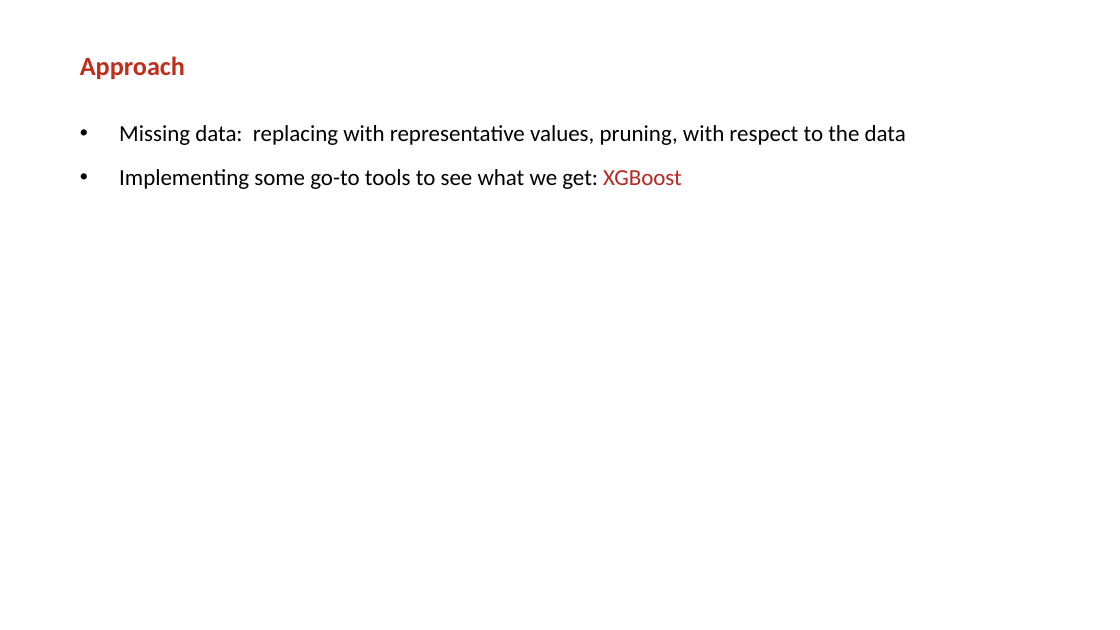
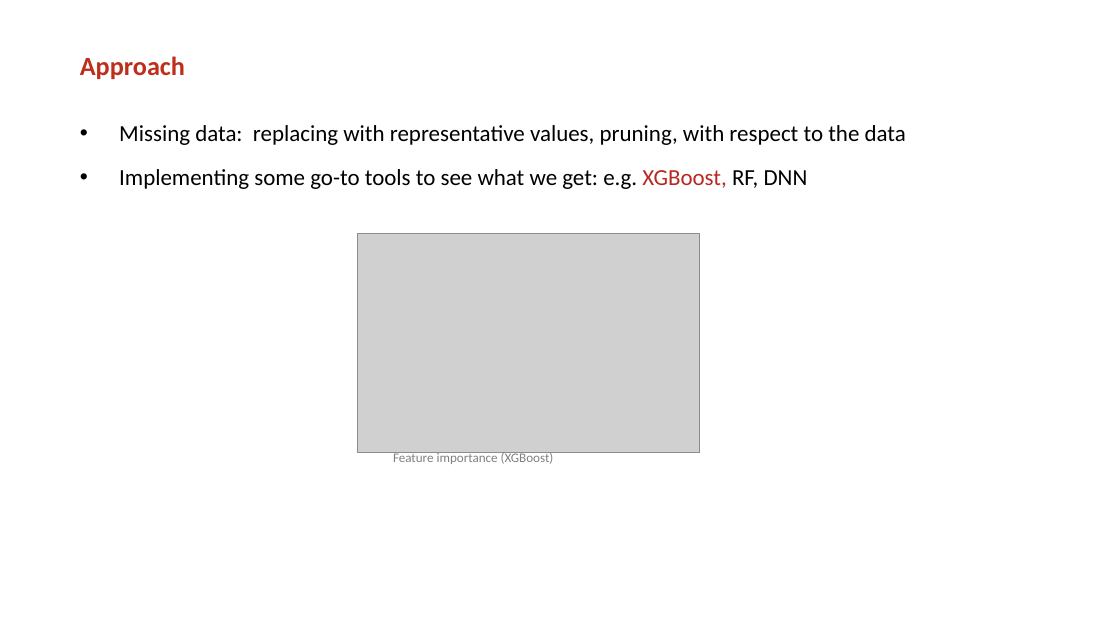
Before and after one commit to mrngm/Classified, a slide deck: slide 4 of Presentatie/Flashtalk 2 (Jeffrey).pptx. Drawn at 1120x630 pixels with LibreOffice and Linux fonts; fonts in the diff are those of the drawing; grey boxes stand for pictures; background and template pictures are left out. Boxes give left, top, right and bottom in pixels: in the first picture for what was removed or moved away, otherwise in the second. Text is boxed around its words. In the diff, an @@ line names an element or a change of style, - is before the commit and + after.

```diff
--- a/Presentatie/Flashtalk 2 (Jeffrey).pptx
+++ b/Presentatie/Flashtalk 2 (Jeffrey).pptx
@@ text at bbox=[119, 169, 808, 189]: text changed @@
-• Implementing some go-to tools to see what we get: XGBoost
+• Implementing some go-to tools to see what we get: e.g. XGBoost, RF, DNN
@@ picture added at bbox=[357, 233, 699, 453] @@
@@ text added at bbox=[393, 451, 554, 464], 16 pt, text #808080 @@
+Feature importance (XGBoost)
```
Also in this commit, not shown: 2 other slides changed, 3 other files.
